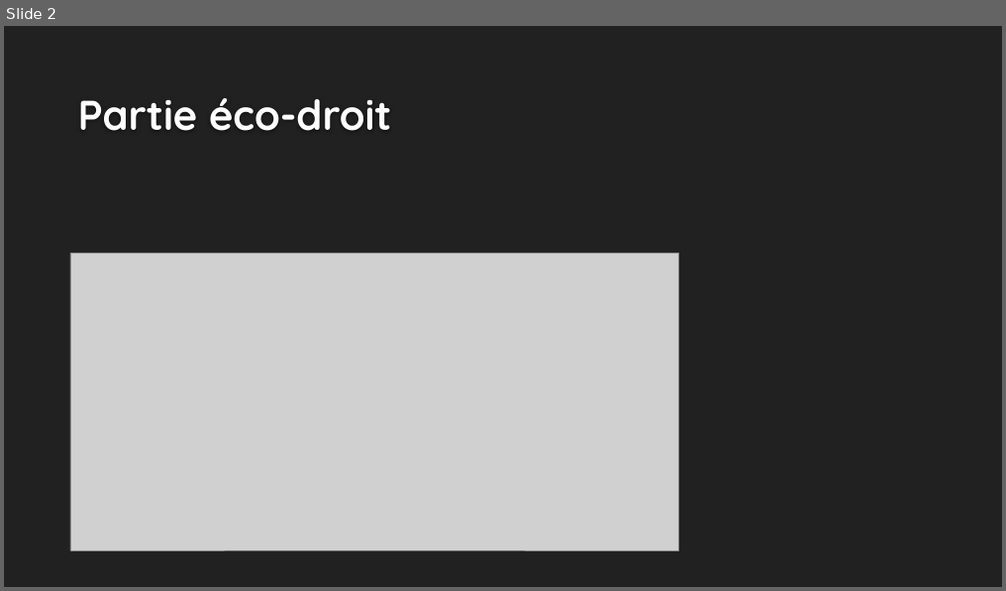
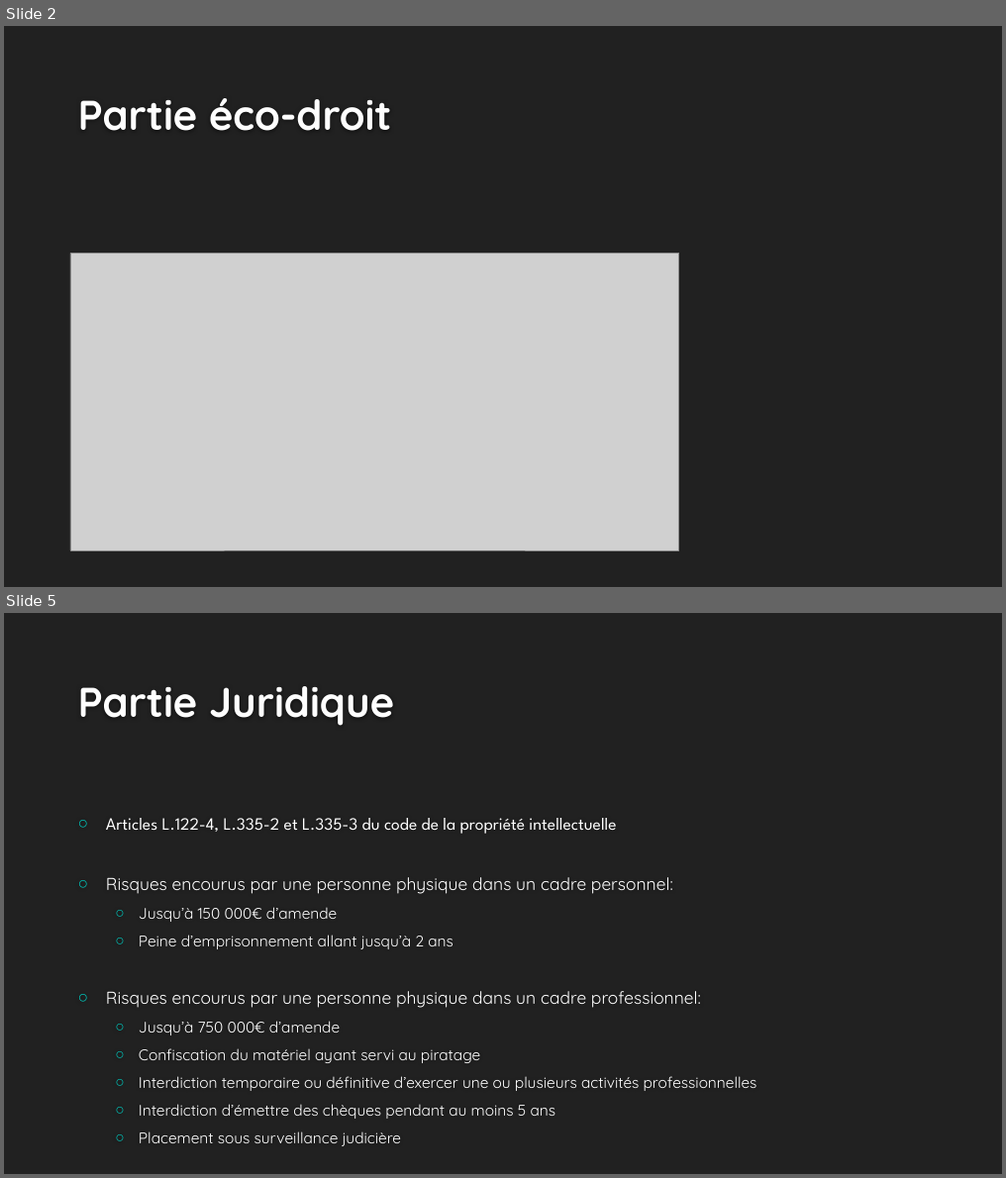
Before and after one commit to 52Alexis/PTUTS1A2, a slide deck: Soutenance/Les logiciels de Musique Assistée par Ordinateur.pptx. Shown one above the other, each under a label of ours: slide 2 before the commit, slides 2 and 5 after it; the slides between them are not shown. The pictures are 1006x591 and 1006x1178 pixels, drawn with LibreOffice and Linux fonts; fonts in the diff are those of the drawing; grey boxes stand for pictures; background and template pictures are left out. Boxes give left, top, right and bottom in pixels: in the first picture for what was removed or moved away, otherwise in the second. Text is boxed around its words. In the diff, an @@ line names an element or a change of style, - is before the commit and + after.

```diff
--- a/Soutenance/Les logiciels de Musique Assistée par Ordinateur.pptx
+++ b/Soutenance/Les logiciels de Musique Assistée par Ordinateur.pptx
@@ slide 5 added at [4,613,1002,1174], background #212121 @@
@@ title added at [78,686,394,726], 40 pt, text #FEFEFE, bold @@
+Partie Juridique
@@ text added at [106,818,757,1147], 14.8 pt, text #FFFFFF @@
+○ Articles L.122-4, L.335-2 et L.335-3 du code de la propriété intellectuelle
+○ Risques encourus par une personne physique dans un cadre personnel:
+  ○ Jusqu’à 150 000€ d’amende
+  ○ Peine d’emprisonnement allant jusqu’à 2 ans
+○ Risques encourus par une personne physique dans un cadre professionnel:
+  ○ Jusqu’à 750 000€ d’amende
+  ○ Confiscation du matériel ayant servi au piratage
+  ○ Interdiction temporaire ou définitive d’exercer une ou plusieurs activités professionnelles
+  ○ Interdiction d’émettre des chèques pendant au moins 5 ans
+  ○ Placement sous surveillance judicière
```
Also in this commit, not shown: 2 slides changed, 1 other slide added, 1 slide removed.
